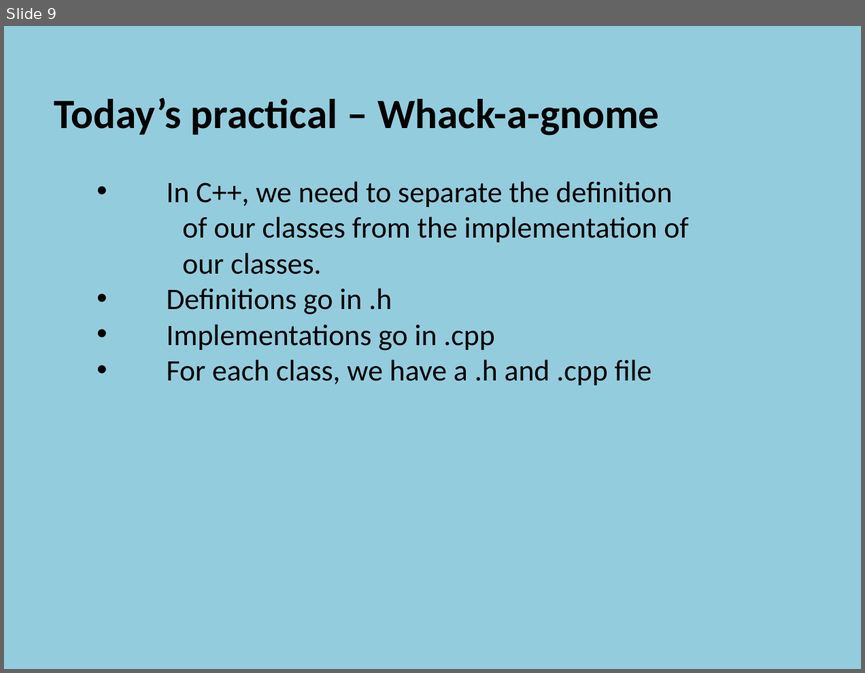
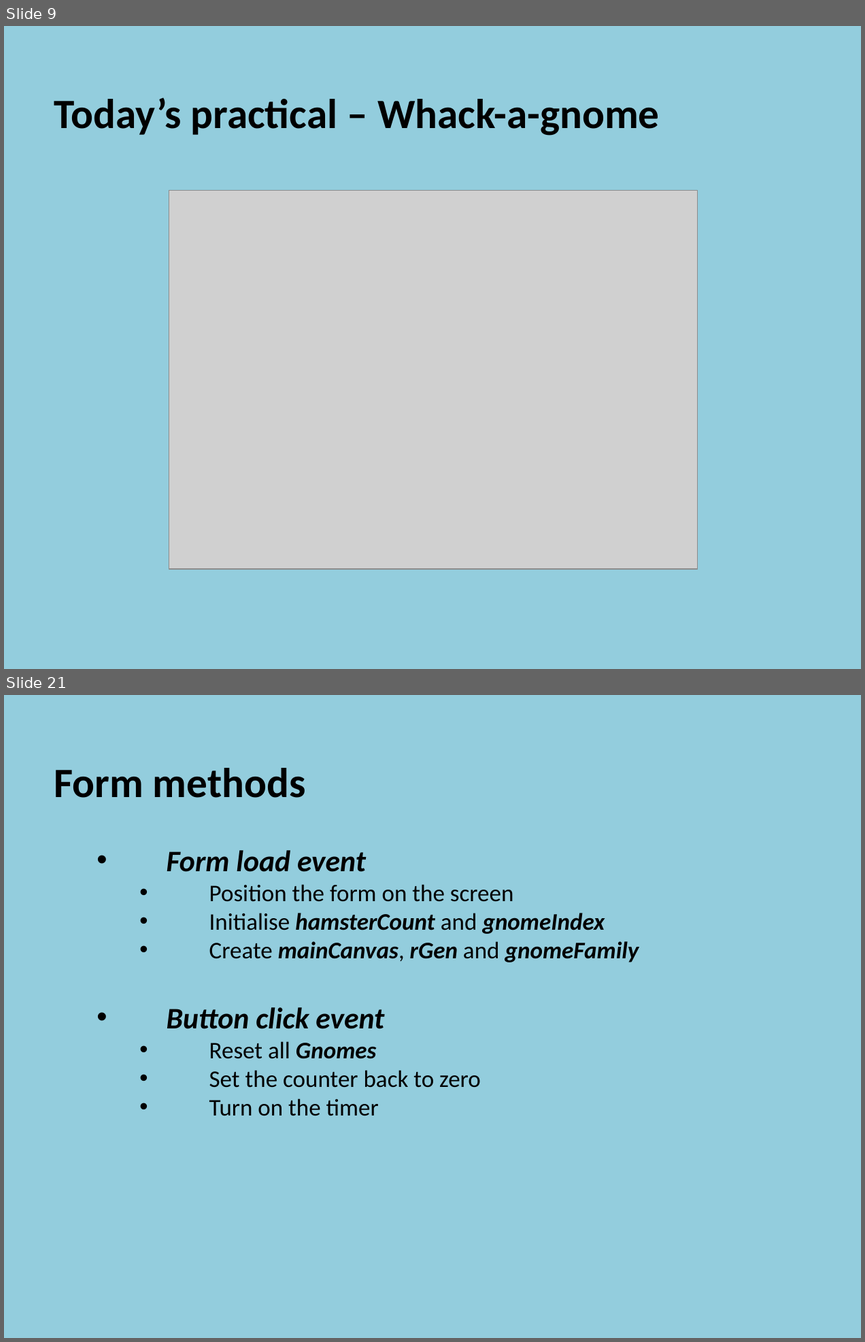
Before and after one commit to szetko/course-materials, a slide deck: Programming 4/02.2 Event Loops/02.2 Event Loops.pptx. Shown one above the other, each under a label of ours: slide 9 before the commit, slides 9 and 21 after it; the slides between them are not shown. The pictures are 865x673 and 865x1342 pixels, drawn with LibreOffice and Linux fonts; fonts in the diff are those of the drawing; grey boxes stand for pictures. Boxes give left, top, right and bottom in pixels: in the first picture for what was removed or moved away, otherwise in the second. Text is boxed around its words. In the diff, an @@ line names an element or a change of style, - is before the commit and + after.

Commit message:
Update 2.2 Event Loop PP

```diff
--- a/Programming 4/02.2 Event Loops/02.2 Event Loops.pptx
+++ b/Programming 4/02.2 Event Loops/02.2 Event Loops.pptx
@@ slide 21 added at <box>4,695,861,1338</box>, background #93CDDD @@
@@ text added at <box>54,768,639,1116</box>, 20 pt, text #000000 @@
+  Form methods
+    • Form load event
+      • Position the form on the screen
+      • Initialise hamsterCount and gnomeIndex
+      • Create mainCanvas, rGen and gnomeFamily
+    • Button click event
+      • Reset all Gnomes
+      • Set the counter back to zero
+      • Turn on the timer
@@ slide 9 changed as well @@
@@ text at <box>167,181,688,385</box>: paragraphs removed @@
-    • In C++, we need to separate the definition
-    of our classes from the implementation of
-    our classes.
-    • Definitions go in .h
-    • Implementations go in .cpp
-    • For each class, we have a .h and .cpp file
@@ picture added at <box>169,191,697,569</box> @@
```
Also in this commit, not shown: 3 other slides changed, 17 other slides added, 21 slides removed, 2 other files.
